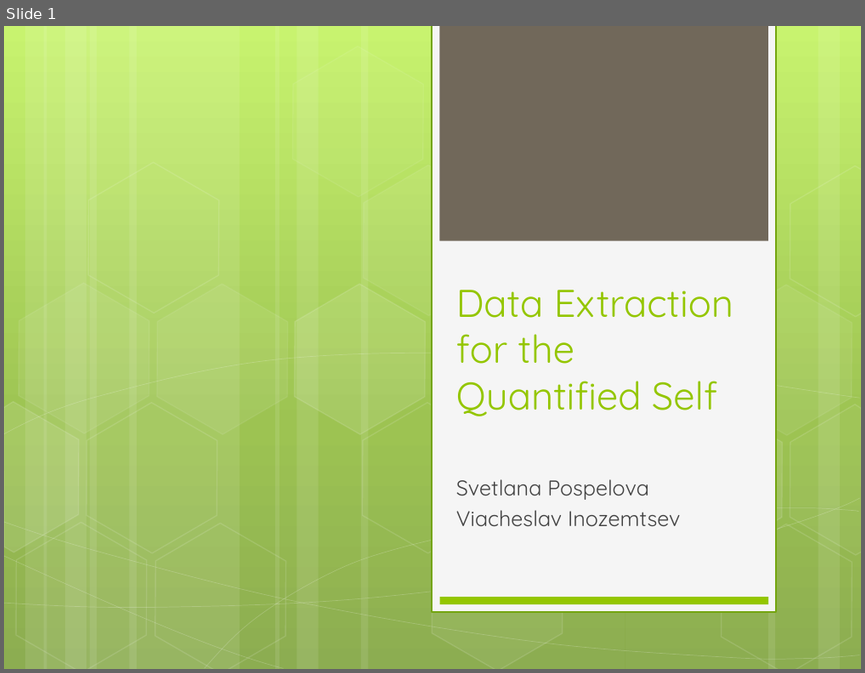
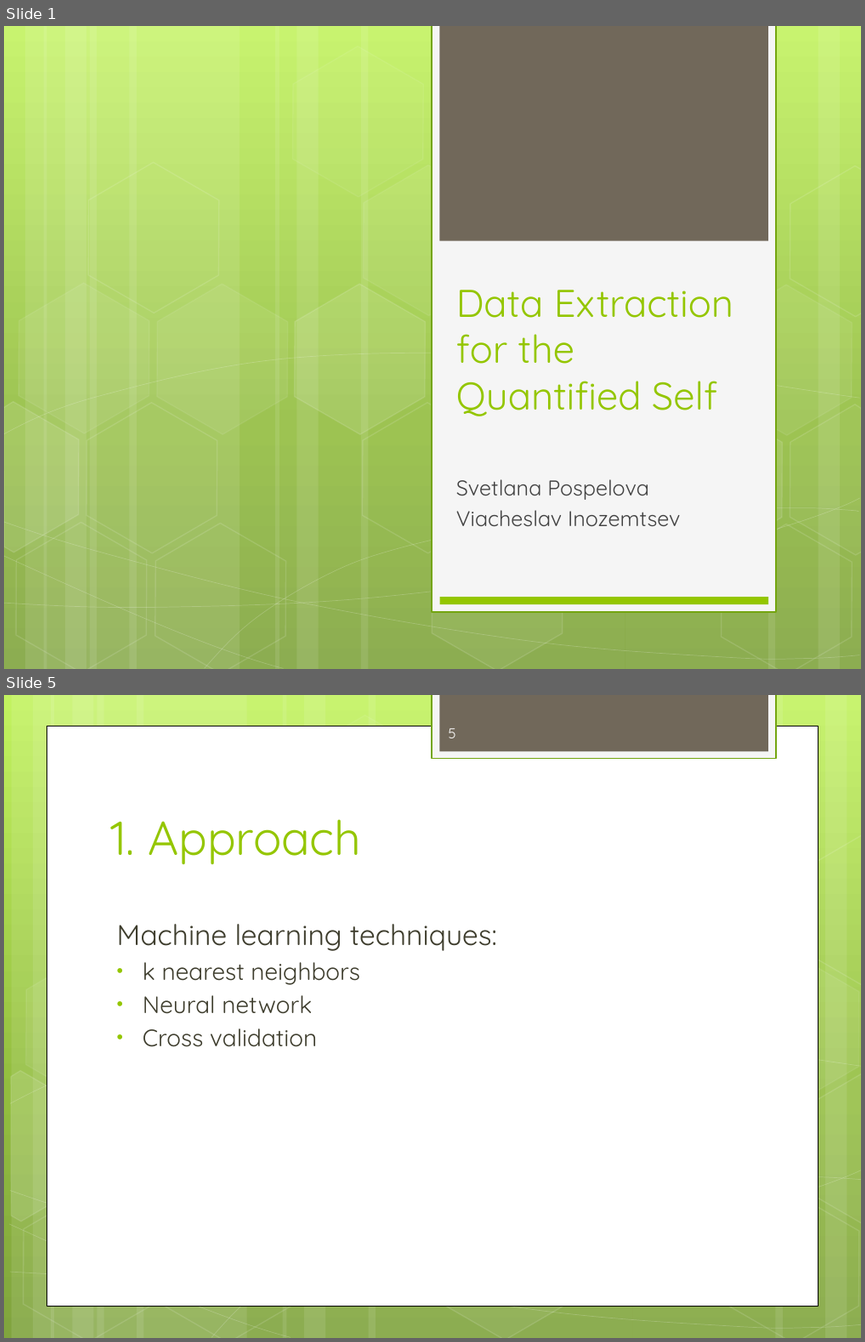
Before and after one commit to Visorgood/MenthalLab, a slide deck: Docs/Data Extraction for the Quantified Self v2.pptx. Shown one above the other, each under a label of ours: slide 1 before the commit, slides 1 and 5 after it; the slides between them are not shown. The pictures are 865x673 and 865x1342 pixels, drawn with LibreOffice and Linux fonts; fonts in the diff are those of the drawing. Boxes give left, top, right and bottom in pixels: in the first picture for what was removed or moved away, otherwise in the second. Text is boxed around its words. In the diff, an @@ line names an element or a change of style, - is before the commit and + after.

```diff
--- a/Docs/Data Extraction for the Quantified Self v2.pptx
+++ b/Docs/Data Extraction for the Quantified Self v2.pptx
@@ slide 5 added at box(4, 695, 861, 1338), background gradient #C3F35F to #93BF3F to #81A53E @@
@@ rectangle added at box(432, 695, 776, 759), fill #F5F5F5, outline #74A510 1.25 pt @@
@@ rectangle added at box(439, 695, 767, 752), fill #71685A @@
@@ rectangle added at box(46, 726, 818, 1305), fill #FFFFFF, outline #000000 0.5 pt @@
@@ page number added at box(449, 728, 456, 738), 12 pt, text #FEFEFE @@
+5
@@ title added at box(110, 819, 361, 864), 40 pt, text #94C600 @@
+1. Approach
@@ group added at box(4, 695, 861, 1338): 12 rectangles, 8 freeform shapes, 8 hexagons @@
@@ text added at box(117, 924, 497, 1047), 20 pt, text #3E3D2D @@
+Machine learning techniques:
+• k nearest neighbors
+• Neural network
+• Cross validation
```
Also in this commit, not shown: 15 slides changed.
